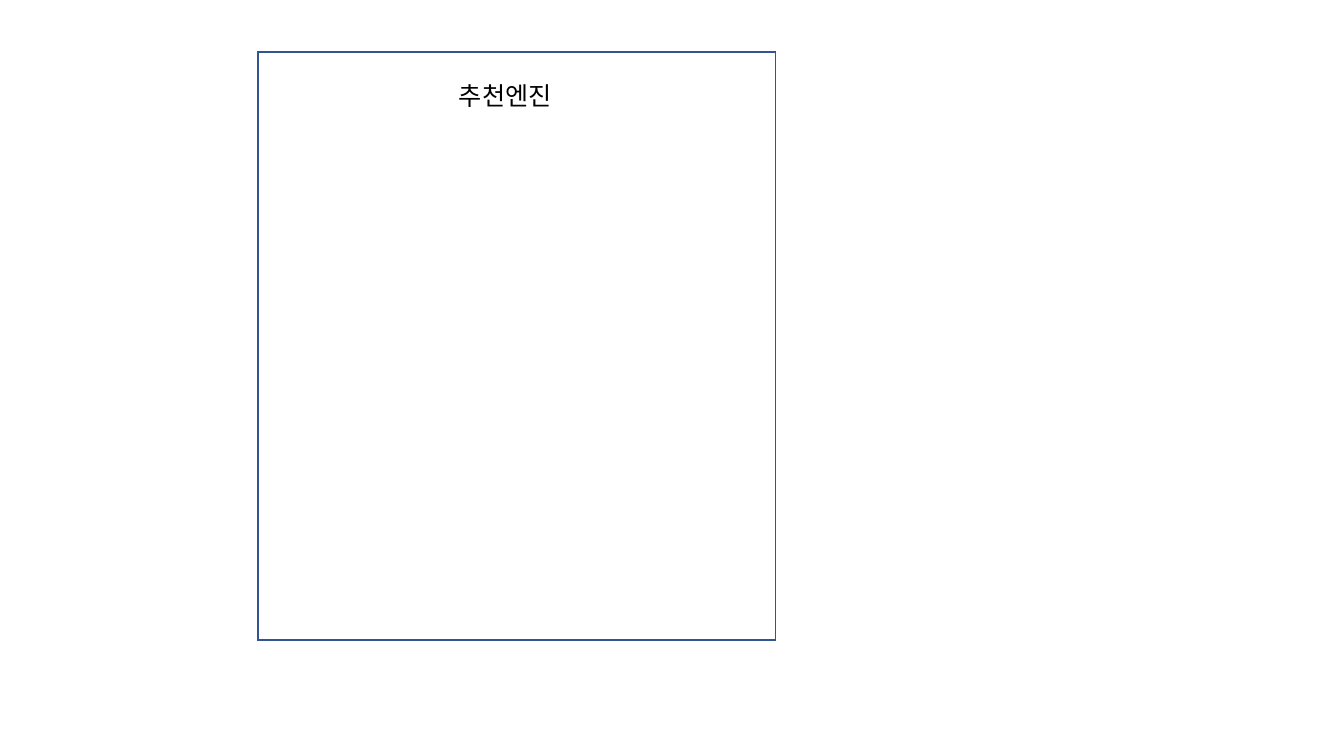
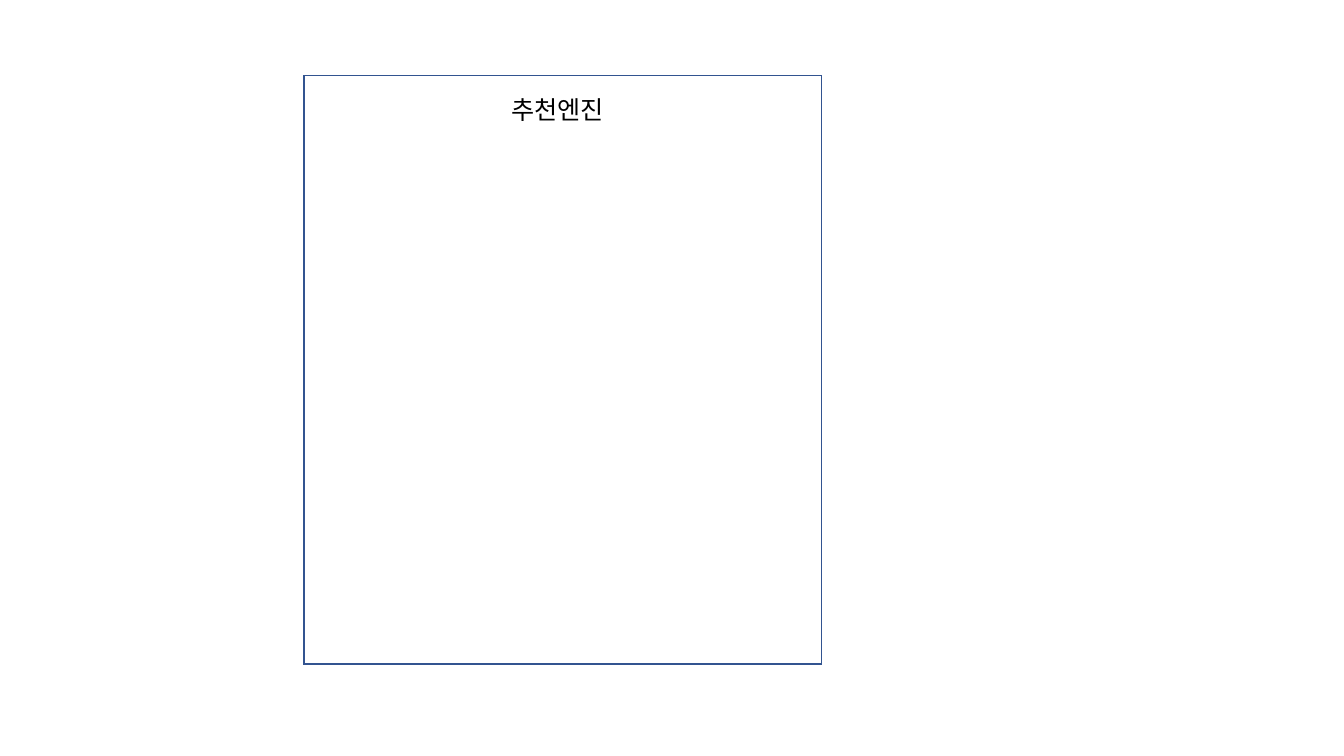
Before and after one commit to Hiddle00/project2_weather, a slide deck: slide 4 of 최종발표/아키텍처 예시.pptx. Drawn at 1344x756 pixels with LibreOffice and Linux fonts; fonts in the diff are those of the drawing. Boxes give left, top, right and bottom in pixels: in the first picture for what was removed or moved away, otherwise in the second. Text is boxed around its words. In the diff, an @@ line names an element or a change of style, - is before the commit and + after.

```diff
--- a/최종발표/아키텍처 예시.pptx
+++ b/최종발표/아키텍처 예시.pptx
@@ rectangle: place and size @@
-rectangle at box(258, 52, 776, 640)
+rectangle at box(304, 76, 823, 663)
@@ text "추천엔진": place and size @@
-text "추천엔진" at box(459, 84, 552, 107)
+text "추천엔진" at box(511, 98, 604, 121)
```
Also in this commit, not shown: 1 other slide changed, 10 other files.
